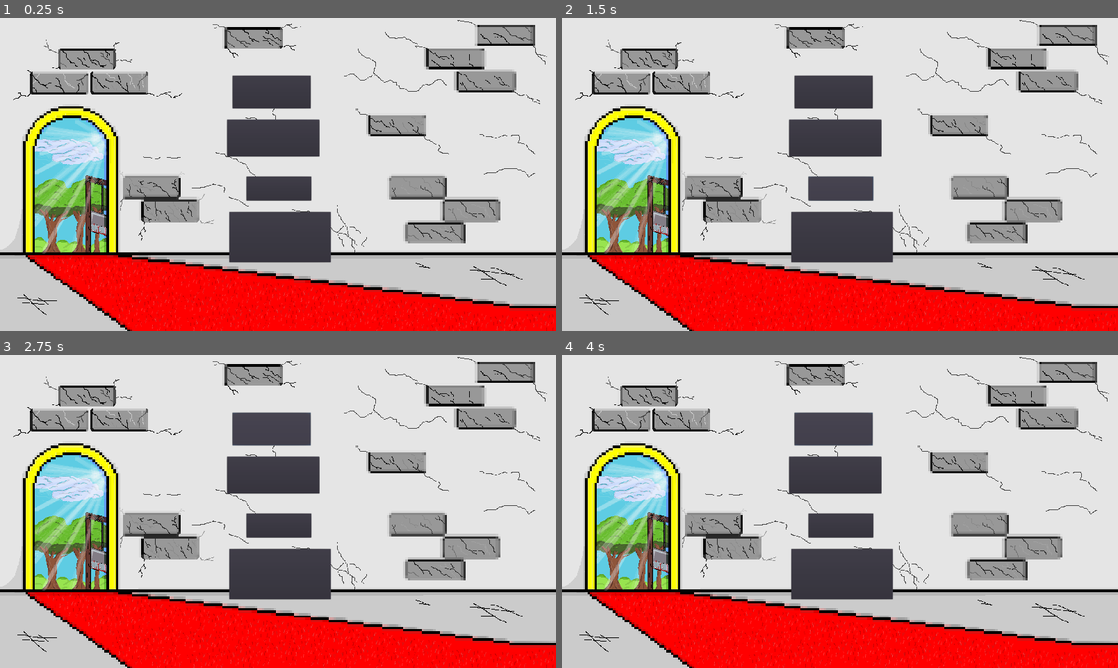
Above: before the commit, frames 1-4 (two rows, left to right).
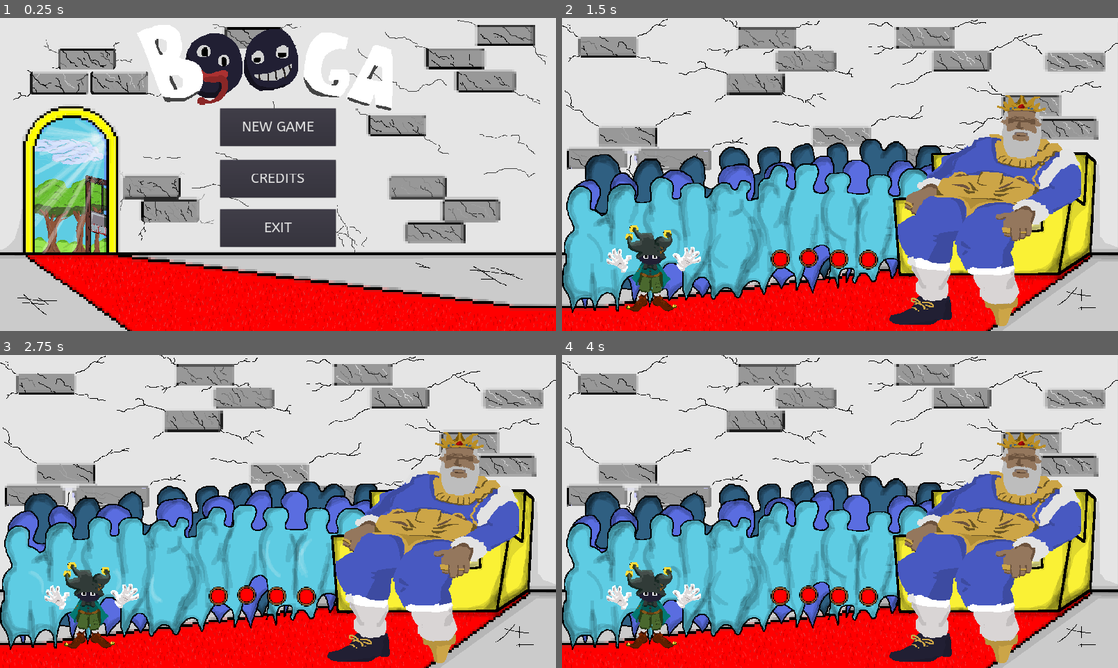
Above: after the commit, the same moments.

Repository: Yasushiki/jogo-ritmo-godot
Game: Godot game, scene res://scenes/main.tscn
The game is run twice, just before and just after one commit, with the same random seed, the same clock (stepped at 60 frames per second) and the same inputs. Sound files missing from this copy of the repository are replaced by a short silence.
Inputs (mouse positions are in pixels of both pictures, inside the frame that each line leads up to):
- Up to frame 1 (0.25 s): no input
- Up to frame 2 (1.5 s): click (834, 136) at 0.52 s; click (840, 187) at 1.27 s
- Up to frame 3 (2.75 s): click (272, 430) at 2.02 s
- Up to frame 4 (4 s): click (834, 430) at 2.77 s; hold D (direita) from 3.53 s (still down); tap Up (seta) at 3.6 s

The runs differ from the first frame. In frame 1, 13% of the frame differs, in the area x 24-71%, y 2-79%; in frame 2, 66%; in frame 3, 66%; in frame 4, 66%, in the area x 0-100%, y 0-100%.

Commit message:
end final game

Diff:
--- a/default_bus_layout.tres
+++ b/default_bus_layout.tres
@@ -1,9 +1,15 @@
 [gd_resource type="AudioBusLayout" format=2]
 
 [resource]
-bus/1/name = "Sound"
+bus/1/name = "King"
 bus/1/solo = false
 bus/1/mute = false
 bus/1/bypass_fx = false
 bus/1/volume_db = 0.0
 bus/1/send = "Master"
+bus/2/name = "Player"
+bus/2/solo = false
+bus/2/mute = false
+bus/2/bypass_fx = false
+bus/2/volume_db = 0.0
+bus/2/send = "Master"
--- a/project.godot
+++ b/project.godot
@@ -12,7 +12,12 @@
 
 config/name="jogo-de-ritmo-godot"
 run/main_scene="res://scenes/Main.tscn"
-config/icon="res://icon.png"
+config/icon="res://assets/images/background/icon.png"
+config/windows_native_icon="res://assets/images/background/icon.ico"
+
+[autoload]
+
+Global="*res://scripts/Global.gd"
 
 [display]
 
--- /dev/null
+++ b/scenes/Credits.tscn
@@ -0,0 +1,128 @@
+[gd_scene load_steps=11 format=2]
+
+[ext_resource path="res://assets/images/background/credi/4.png" type="Texture" id=1]
+[ext_resource path="res://assets/fonts/ABeeZee-Regular.ttf" type="DynamicFontData" id=2]
+[ext_resource path="res://scripts/Credits.gd" type="Script" id=3]
+[ext_resource path="res://assets/images/background/credi/3.png" type="Texture" id=4]
+[ext_resource path="res://assets/images/background/credi/1.png" type="Texture" id=5]
+[ext_resource path="res://assets/images/background/credi/2.png" type="Texture" id=6]
+[ext_resource path="res://assets/images/background/credi/0.png" type="Texture" id=7]
+
+[sub_resource type="DynamicFont" id=2]
+size = 40
+font_data = ExtResource( 2 )
+
+[sub_resource type="DynamicFont" id=3]
+size = 40
+font_data = ExtResource( 2 )
+
+[sub_resource type="DynamicFont" id=1]
+size = 50
+font_data = ExtResource( 2 )
+
+[node name="Credits" type="ColorRect"]
+anchor_right = 1.0
+anchor_bottom = 1.0
+color = Color( 0.137255, 0.0431373, 0.196078, 1 )
+script = ExtResource( 3 )
+
+[node name="Juliano" type="Sprite" parent="."]
+position = Vector2( 274, 270 )
+scale = Vector2( 4.34375, 4.34375 )
+texture = ExtResource( 7 )
+
+[node name="Label" type="Label" parent="."]
+margin_left = 157.0
+margin_top = 373.0
+margin_right = 385.0
+margin_bottom = 421.0
+custom_fonts/font = SubResource( 2 )
+text = "@capiiichee
+2d artist"
+align = 1
+
+[node name="Brian" type="Sprite" parent="."]
+position = Vector2( 510, 831 )
+scale = Vector2( 4.34375, 4.34375 )
+texture = ExtResource( 5 )
+
+[node name="Label2" type="Label" parent="."]
+anchor_top = 0.5
+anchor_right = 1.0
+anchor_bottom = 0.5
+margin_left = 367.0
+margin_top = 436.0
+margin_right = -1206.0
+margin_bottom = 493.0
+rect_pivot_offset = Vector2( -554, -530 )
+custom_fonts/font = SubResource( 3 )
+text = "github: BrianMath
+programmer"
+align = 1
+
+[node name="Victor" type="Sprite" parent="."]
+position = Vector2( 967, 225 )
+scale = Vector2( 4.34375, 4.34375 )
+texture = ExtResource( 6 )
+
+[node name="Label3" type="Label" parent="."]
+anchor_top = 0.5
+anchor_right = 1.0
+anchor_bottom = 0.5
+margin_left = 821.0
+margin_top = -164.0
+margin_right = -788.0
+margin_bottom = -103.0
+rect_pivot_offset = Vector2( -554, -530 )
+custom_fonts/font = SubResource( 3 )
+text = "itch.io: yasushiki
+programmer"
+align = 1
+
+[node name="Syba" type="Sprite" parent="."]
+position = Vector2( 1324, 840 )
+scale = Vector2( 4.34375, 4.34375 )
+texture = ExtResource( 4 )
+
+[node name="Label4" type="Label" parent="."]
+anchor_top = 0.5
+anchor_right = 1.0
+anchor_bottom = 0.5
+margin_left = 1080.0
+margin_top = 408.0
+margin_right = -331.0
+margin_bottom = 478.0
+rect_pivot_offset = Vector2( -554, -530 )
+custom_fonts/font = SubResource( 3 )
+text = "@mendigocontemporaneo
+2d artist"
+align = 1
+
+[node name="Vinicius" type="Sprite" parent="."]
+position = Vector2( 1659, 250 )
+scale = Vector2( 4.34375, 4.34375 )
+texture = ExtResource( 1 )
+
+[node name="Label5" type="Label" parent="."]
+anchor_top = 0.5
+anchor_right = 1.0
+anchor_bottom = 0.5
+margin_left = 1477.0
+margin_top = -166.0
+margin_right = -52.0
+margin_bottom = -94.0
+rect_pivot_offset = Vector2( -554, -530 )
+custom_fonts/font = SubResource( 3 )
+text = "@vinicius_cavalcant
+musician"
+align = 1
+
+[node name="Menu" type="Button" parent="."]
+margin_left = 31.0
+margin_top = 16.0
+margin_right = 182.0
+margin_bottom = 82.0
+custom_fonts/font = SubResource( 1 )
+text = "MENU"
+
+[connection signal="pressed" from="Menu" to="." method="_on_Menu_pressed"]
--- /dev/null
+++ b/scenes/GameOverScreen.tscn
@@ -0,0 +1,48 @@
+[gd_scene load_steps=6 format=2]
+
+[ext_resource path="res://assets/images/background/lose.png" type="Texture" id=1]
+[ext_resource path="res://scripts/GameOverScreen.gd" type="Script" id=2]
+[ext_resource path="res://assets/fonts/ABeeZee-Regular.ttf" type="DynamicFontData" id=3]
+
+[sub_resource type="DynamicFont" id=1]
+size = 50
+font_data = ExtResource( 3 )
+
+[sub_resource type="DynamicFont" id=2]
+size = 50
+font_data = ExtResource( 3 )
+
+[node name="GameOverScreen" type="TextureRect"]
+anchor_right = 1.0
+anchor_bottom = 1.0
+texture = ExtResource( 1 )
+script = ExtResource( 2 )
+
+[node name="Timer" type="Timer" parent="."]
+one_shot = true
+autostart = true
+
+[node name="Label" type="Label" parent="."]
+anchor_left = 0.5
+anchor_top = 0.5
+anchor_right = 0.5
+anchor_bottom = 0.5
+margin_left = -425.5
+margin_top = -42.0
+margin_right = 425.5
+margin_bottom = 42.0
+custom_fonts/font = SubResource( 1 )
+text = "SCORE: "
+align = 1
+valign = 1
+
+[node name="ButtonMenu" type="Button" parent="."]
+margin_left = 331.0
+margin_top = 1555.0
+margin_right = 635.0
+margin_bottom = 1693.0
+custom_fonts/font = SubResource( 2 )
+text = "MENU"
+
+[connection signal="timeout" from="Timer" to="." method="_on_Timer_timeout"]
+[connection signal="pressed" from="ButtonMenu" to="." method="_on_ButtonMenu_pressed"]
--- /dev/null
+++ b/scenes/GameWinScreen.tscn
@@ -0,0 +1,87 @@
+[gd_scene load_steps=24 format=2]
+
+[ext_resource path="res://assets/images/background/victory/victory_0013.png" type="Texture" id=1]
+[ext_resource path="res://assets/images/background/victory/victory_0014.png" type="Texture" id=2]
+[ext_resource path="res://assets/images/background/victory/victory_0015.png" type="Texture" id=3]
+[ext_resource path="res://assets/images/background/victory/victory_0016.png" type="Texture" id=4]
+[ext_resource path="res://assets/images/background/victory/victory_0009.png" type="Texture" id=5]
+[ext_resource path="res://assets/images/background/victory/victory_0010.png" type="Texture" id=6]
+[ext_resource path="res://assets/images/background/victory/victory_0008.png" type="Texture" id=7]
+[ext_resource path="res://assets/images/background/victory/victory_0012.png" type="Texture" id=8]
+[ext_resource path="res://assets/images/background/victory/victory_0011.png" type="Texture" id=9]
+[ext_resource path="res://assets/images/background/victory/victory_0004.png" type="Texture" id=10]
+[ext_resource path="res://assets/images/background/victory/victory_0005.png" type="Texture" id=11]
+[ext_resource path="res://assets/images/background/fundo.png" type="Texture" id=12]
+[ext_resource path="res://assets/images/background/victory/victory_0006.png" type="Texture" id=13]
+[ext_resource path="res://assets/images/background/victory/victory_0007.png" type="Texture" id=14]
+[ext_resource path="res://assets/images/background/victory/victory_0002.png" type="Texture" id=15]
+[ext_resource path="res://assets/images/background/win.png" type="Texture" id=16]
+[ext_resource path="res://assets/images/background/victory/victory_0001.png" type="Texture" id=17]
+[ext_resource path="res://assets/images/background/victory/victory_0003.png" type="Texture" id=18]
+[ext_resource path="res://scripts/GameWinScreen.gd" type="Script" id=19]
+[ext_resource path="res://assets/fonts/ABeeZee-Regular.ttf" type="DynamicFontData" id=20]
+
+[sub_resource type="DynamicFont" id=2]
+size = 50
+font_data = ExtResource( 20 )
+
+[sub_resource type="DynamicFont" id=3]
+size = 50
+font_data = ExtResource( 20 )
+
+[sub_resource type="SpriteFrames" id=1]
+animations = [ {
+"frames": [ ExtResource( 17 ), ExtResource( 15 ), ExtResource( 18 ), ExtResource( 10 ), ExtResource( 11 ), ExtResource( 13 ), ExtResource( 14 ), ExtResource( 7 ), ExtResource( 5 ), ExtResource( 6 ), ExtResource( 9 ), ExtResource( 8 ), ExtResource( 1 ), ExtResource( 2 ), ExtResource( 3 ), ExtResource( 4 ) ],
+"loop": true,
+"name": "win",
+"speed": 15.0
+} ]
+
+[node name="GameWinScreen" type="TextureRect"]
+anchor_right = 1.0
+anchor_bottom = 1.0
+texture = ExtResource( 12 )
+script = ExtResource( 19 )
+
+[node name="TextureRect" type="TextureRect" parent="."]
+anchor_right = 1.0
+anchor_bottom = 1.0
+texture = ExtResource( 16 )
+
+[node name="Label" type="Label" parent="."]
+anchor_left = 0.633594
+anchor_top = 0.409722
+anchor_right = 0.633594
+anchor_bottom = 0.409722
+margin_left = -269.5
+margin_top = -53.5
+margin_right = 269.5
+margin_bottom = 53.5
+custom_fonts/font = SubResource( 2 )
+text = "SCORE: "
+align = 1
+valign = 1
+__meta__ = {
+"_edit_use_anchors_": true
+}
+
+[node name="ButtonMenu" type="Button" parent="."]
+anchor_left = 0.5
+anchor_top = 0.5
+anchor_right = 0.5
+anchor_bottom = 0.5
+margin_left = 166.0
+margin_top = 17.0
+margin_right = 421.0
+margin_bottom = 122.0
+custom_fonts/font = SubResource( 3 )
+text = "MENU"
+
+[node name="AnimatedSprite" type="AnimatedSprite" parent="."]
+position = Vector2( 661, 631 )
+frames = SubResource( 1 )
+animation = "win"
+frame = 1
+playing = true
+
+[connection signal="pressed" from="ButtonMenu" to="." method="_on_ButtonMenu_pressed"]
--- a/scenes/game.tscn
+++ b/scenes/game.tscn
@@ -70,13 +70,7 @@
 autostart = true
 
 [node name="KingsSpeech" type="AudioStreamPlayer" parent="."]
-bus = "Sound"
-
-[node name="NotesDebugger" type="Label" parent="."]
-margin_left = 721.0
-margin_top = 612.0
-margin_right = 884.0
-margin_bottom = 715.0
+bus = "King"
 
 [node name="Booga" type="Node" parent="."]
 
@@ -89,5 +83,8 @@
 position = Vector2( 1453, 671.875 )
 scale = Vector2( 1.09219, 0.851823 )
 
+[node name="PlayerSpeech" type="AudioStreamPlayer" parent="."]
+bus = "Player"
+
 [connection signal="finished" from="BgMusic" to="." method="_on_BgMusic_finished"]
 [connection signal="timeout" from="StartTimer" to="." method="_on_StartTimer_timeout"]
--- a/scenes/hud.tscn
+++ b/scenes/hud.tscn
@@ -1,7 +1,21 @@
-[gd_scene load_steps=3 format=2]
+[gd_scene load_steps=8 format=2]
 
 [ext_resource path="res://scripts/Hud.gd" type="Script" id=1]
 [ext_resource path="res://assets/images/MenuScreen.png" type="Texture" id=2]
+[ext_resource path="res://assets/fonts/ABeeZee-Regular.ttf" type="DynamicFontData" id=3]
+[ext_resource path="res://assets/images/background/boga.png" type="Texture" id=4]
+
+[sub_resource type="DynamicFont" id=1]
+size = 50
+font_data = ExtResource( 3 )
+
+[sub_resource type="DynamicFont" id=3]
+size = 50
+font_data = ExtResource( 3 )
+
+[sub_resource type="DynamicFont" id=4]
+size = 50
+font_data = ExtResource( 3 )
 
 [node name="HUD" type="CanvasLayer"]
 script = ExtResource( 1 )
@@ -13,26 +27,40 @@
 expand = true
 stretch_mode = 1
 
-[node name="Treino" type="Button" parent="."]
-margin_left = 784.0
-margin_top = 351.0
-margin_right = 1103.0
-margin_bottom = 478.0
+[node name="NewGame" type="Button" parent="."]
+anchor_left = 0.5
+anchor_right = 0.5
+margin_left = -200.0
+margin_top = 312.0
+margin_right = 200.0
+margin_bottom = 442.0
+custom_fonts/font = SubResource( 1 )
+text = "NEW GAME"
 
-[node name="NovoJogo" type="Button" parent="."]
-margin_left = 803.0
-margin_top = 199.0
-margin_right = 1073.0
-margin_bottom = 312.0
+[node name="Credits" type="Button" parent="."]
+anchor_left = 0.5
+anchor_right = 0.5
+margin_left = -200.0
+margin_top = 490.0
+margin_right = 200.0
+margin_bottom = 620.0
+custom_fonts/font = SubResource( 3 )
+text = "CREDITS"
 
-[node name="Creditos" type="Button" parent="."]
-margin_left = 851.0
-margin_top = 547.0
-margin_right = 1075.0
-margin_bottom = 630.0
+[node name="Exit" type="Button" parent="."]
+anchor_left = 0.5
+anchor_right = 0.5
+margin_left = -200.0
+margin_top = 660.0
+margin_right = 200.0
+margin_bottom = 790.0
+custom_fonts/font = SubResource( 4 )
+text = "EXIT"
 
-[node name="Sair" type="Button" parent="."]
-margin_left = 792.0
-margin_top = 669.0
-margin_right = 1142.0
-margin_bottom = 843.0
+[node name="Boga" type="Sprite" parent="."]
+position = Vector2( 846, 413 )
+texture = ExtResource( 4 )
+
+[connection signal="pressed" from="NewGame" to="." method="_on_NewGame_pressed"]
+[connection signal="pressed" from="Credits" to="." method="_on_Credits_pressed"]
+[connection signal="pressed" from="Exit" to="." method="_on_Exit_pressed"]
--- /dev/null
+++ b/scripts/Credits.gd
@@ -0,0 +1,5 @@
+extends ColorRect
+
+
+func _on_Menu_pressed() -> void:
+	get_tree().change_scene("res://scenes/Main.tscn")
--- /dev/null
+++ b/scripts/GameOverScreen.gd
@@ -0,0 +1,11 @@
+extends TextureRect
+
+var score = Global.score
+
+func _on_Timer_timeout() -> void:
+	get_node(".").rect_position = Vector2(0, -1080)
+
+	$Label.text = "SCORE: " + str(score)
+
+func _on_ButtonMenu_pressed() -> void:
+	get_tree().change_scene("res://scenes/Main.tscn")
--- /dev/null
+++ b/scripts/GameWinScreen.gd
@@ -0,0 +1,11 @@
+extends TextureRect
+
+var score = Global.score
+
+func _on_Timer_timeout() -> void:
+	get_node(".").rect_position = Vector2(0, -1080)
+
+	$Label.text = "SCORE: " + str(score)
+
+func _on_ButtonMenu_pressed() -> void:
+	get_tree().change_scene("res://scenes/Main.tscn")
--- /dev/null
+++ b/scripts/Global.gd
@@ -0,0 +1,3 @@
+extends Node
+
+var score
--- a/scripts/game.gd
+++ b/scripts/game.gd
@@ -14,24 +14,34 @@
 	randomize()
 	kingNode = get_node("King/King")
 	boogaNode = get_node("Booga/Booga")
+	AudioServer.set_bus_volume_db(AudioServer.get_bus_index("Sound"), 3)
+	AudioServer.set_bus_volume_db(AudioServer.get_bus_index("Player"), 6)
 
 func _process(_delta):
 	if isListening:
 		if Input.is_action_just_pressed("cima"):
 			playerNotes.append(0)
 			qtdInputs += 1
+			$PlayerSpeech.stream = load("res://assets/musics/up.wav")
+			$PlayerSpeech.play()
 			getInputs()
 		if Input.is_action_just_pressed("direita"):
 			playerNotes.append(1)
 			qtdInputs += 1
+			$PlayerSpeech.stream = load("res://assets/musics/right.wav")
+			$PlayerSpeech.play()
 			getInputs()
 		if Input.is_action_just_pressed("baixo"):
 			playerNotes.append(2)
 			qtdInputs += 1
+			$PlayerSpeech.stream = load("res://assets/musics/down.wav")
+			$PlayerSpeech.play()
 			getInputs()
 		if Input.is_action_just_pressed("esquerda"):
 			playerNotes.append(3)
 			qtdInputs += 1
+			$PlayerSpeech.stream = load("res://assets/musics/left.wav")
+			$PlayerSpeech.play()
 			getInputs()
 
 func _on_BgMusic_finished() -> void:
@@ -43,23 +53,6 @@
 
 
 ## FLUXO DE JOGO ##
-func kingsChoice() -> void:
-	# 0 = cima; 1 = direita; 2 = baixo; 3 = esquerda
-	notes = []
-	for _i in range(4):
-		notes.append(randi() % 4)
-		$NotesDebugger.text += str(notes[_i])
-
-	for note in notes:
-		var variations = 2 # quantidade de variações de cada nota
-		var pathSound: String = "res://assets/musics/"+ str(randi()%variations)+str(note) +".wav"
-		$KingsSpeech.stream = load(pathSound)
-		$KingsSpeech.play()
-		kingNode.speak()
-		var time: float = $KingsSpeech.stream.get_length() + 0.1
-
-		yield(get_tree().create_timer(1.0), "timeout")
-
 func game():
 	# Faz o rei falar, e pausa o código até ele terminar
 	yield(kingsChoice(), "completed")
@@ -69,6 +62,21 @@
 	boogaNode.isListening = true
 	qtdInputs = 0
 	getInputs()
+
+func kingsChoice() -> void:
+	# 0 = cima; 1 = direita; 2 = baixo; 3 = esquerda
+	notes = []
+	for _i in range(4):
+		notes.append(randi() % 4)
+
+	for note in notes:
+		var variations = 2 # quantidade de variações de cada nota
+		var pathSound: String = "res://assets/musics/"+ str(note) + str(randi()%variations) + ".wav"
+		$KingsSpeech.stream = load(pathSound)
+		$KingsSpeech.play()
+		kingNode.speak()
+
+		yield(get_tree().create_timer(1.0), "timeout")
 
 func getInputs():
 	# verifica se os 4 inputs já foram informados
@@ -100,11 +108,15 @@
 	run += 1
 
 	# faz mais uma partida se n foram 4 partidas
-	if run != 3:
+	if run != 4:
 		resetVariables()
 		$StartTimer.start()
 	else:
-		$NotesDebugger.text = "ACABOU O JOGO! PONTUAÇÃO: " + str(score)
+		Global.score = score
+		if score < 10:
+			get_tree().change_scene("res://scenes/GameOverScreen.tscn")
+		else:
+			pass
 
 func compareNotes():
 	# verifica a pontuação
@@ -128,7 +140,6 @@
 		checkInputs(-1, i, 0)
 		checkInputs(-1, i, 1)
 	currentScore = 0
-	$NotesDebugger.text = ""
 ## FLUXO DE JOGO ##
 
 
--- a/scripts/hud.gd
+++ b/scripts/hud.gd
@@ -1,6 +1,18 @@
 extends CanvasLayer
+
 
 func _on_StartButton_pressed():
 	$StartButton.hide()
 	$TittleBackground/Tittle.text = "Game over"
 	$StartScreen.queue_free()
+
+
+func _on_NewGame_pressed() -> void:
+	get_tree().change_scene("res://scenes/Game.tscn")
+
+func _on_Exit_pressed() -> void:
+	get_tree().quit()
+
+
+func _on_Credits_pressed() -> void:
+	get_tree().change_scene("res://scenes/Credits.tscn")
Not shown, changed: assets/fonts/ABeeZee-Regular.ttf.import
Binary file added: assets/images/background/boga.png
Not shown, added: assets/images/background/boga.png.import
Binary file added: assets/images/background/credi/0.png
Not shown, added: assets/images/background/credi/0.png.import
Binary file added: assets/images/background/credi/1.png
Not shown, added: assets/images/background/credi/1.png.import
Binary file added: assets/images/background/credi/2.png
Not shown, added: assets/images/background/credi/2.png.import
Binary file added: assets/images/background/credi/3.png
Not shown, added: assets/images/background/credi/3.png.import
Binary file added: assets/images/background/credi/4.png
(and 64 more such lines)
